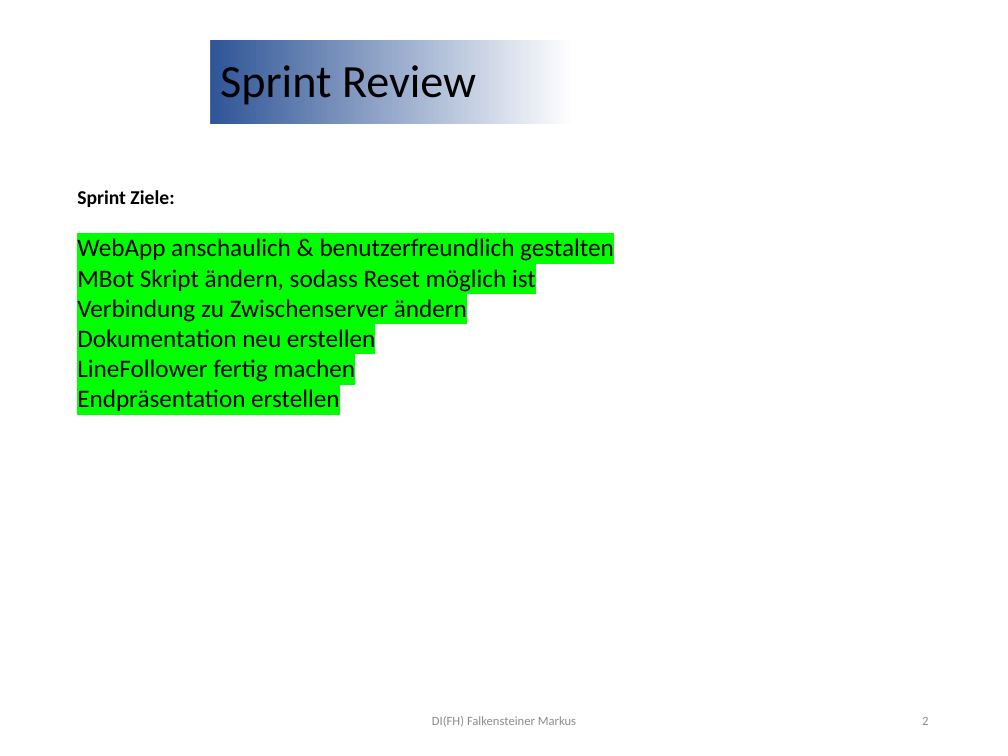
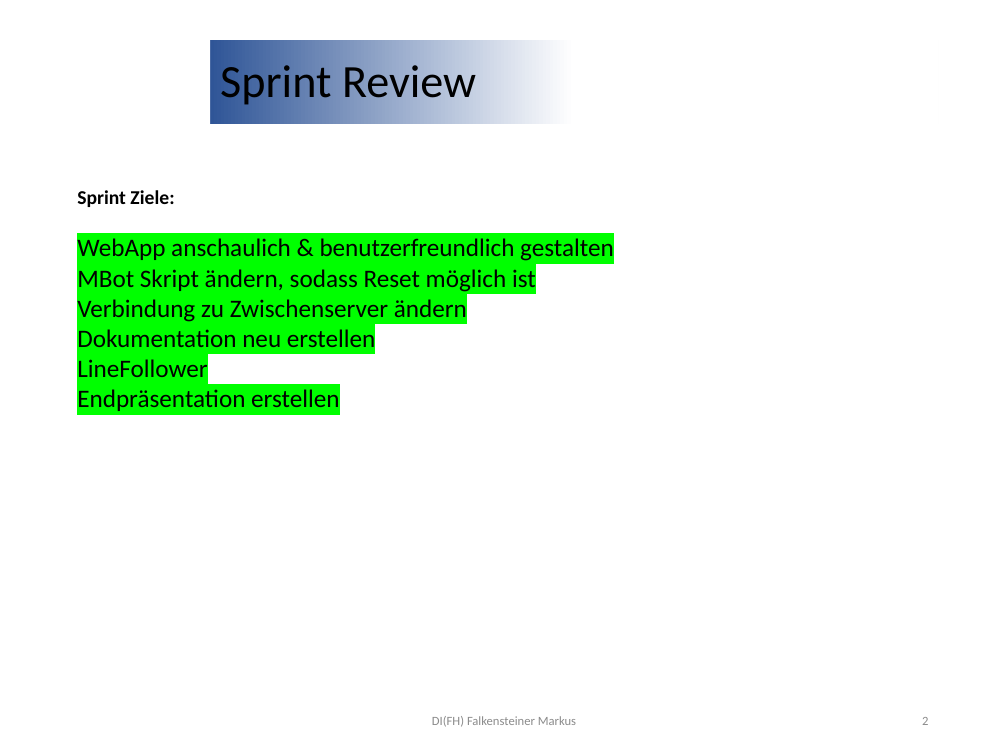
Before and after one commit to Mbot2-Group5/Dokumente, a slide deck: slide 2 of SprintReview-5.pptx. Drawn at 1008x756 pixels with LibreOffice and Linux fonts; fonts in the diff are those of the drawing; background and template pictures are left out. Boxes give left, top, right and bottom in pixels: in the first picture for what was removed or moved away, otherwise in the second. Text is boxed around its words. In the diff, an @@ line names an element or a change of style, - is before the commit and + after.

```diff
--- a/SprintReview-5.pptx
+++ b/SprintReview-5.pptx
@@ text at (77,359,207,377): text changed @@
-LineFollower fertig machen
+LineFollower
```
Also in this commit, not shown: 1 other slide changed.
